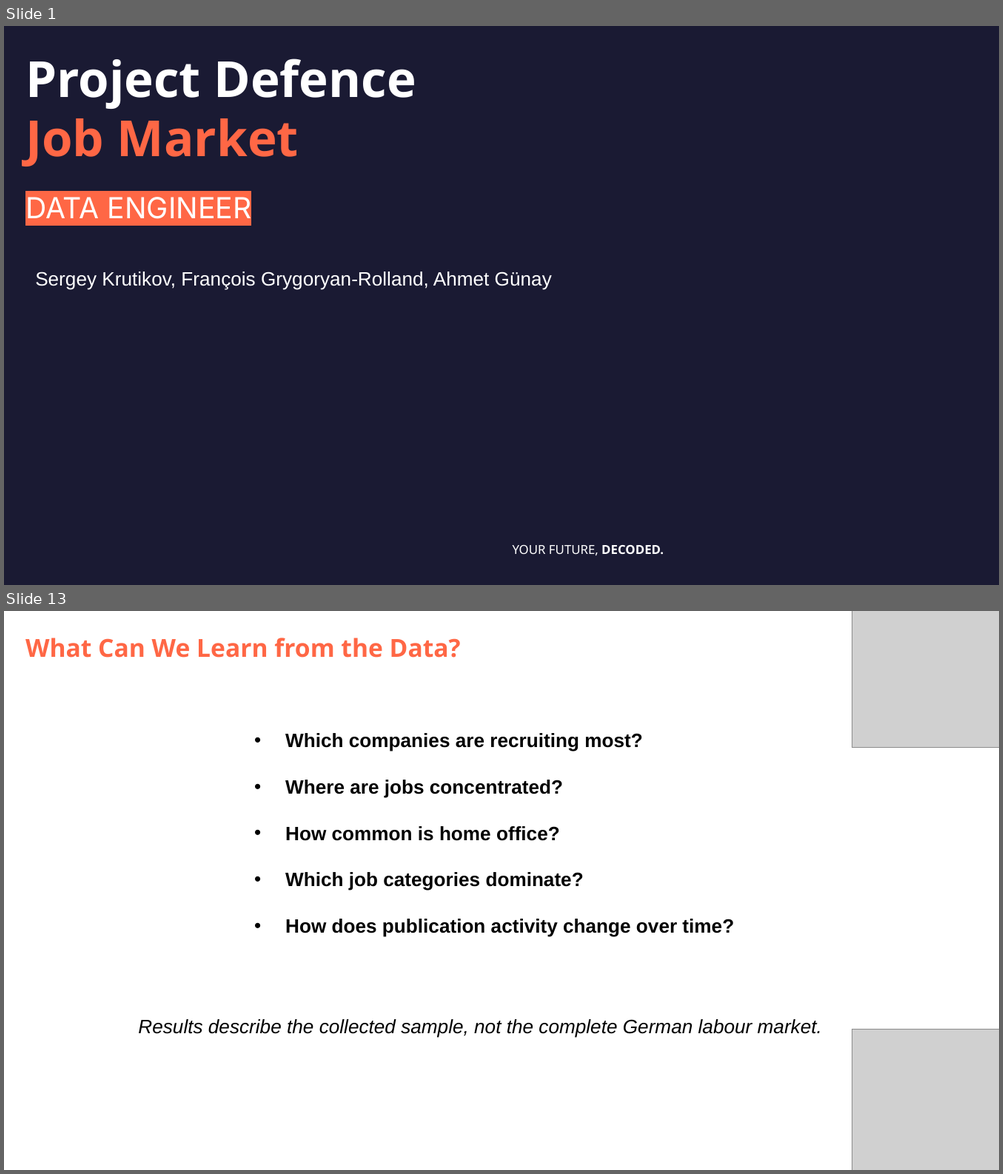
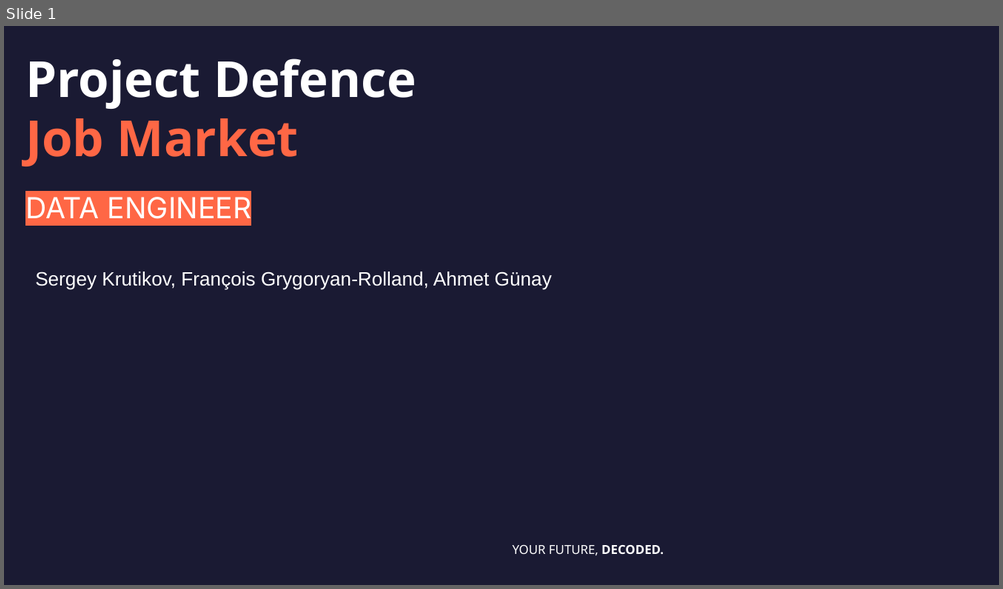
Before and after one commit to DataScientest-Studio/jun26bde-job-market, a slide deck: docs/defence/Defence.pptx. Shown one above the other, each under a label of ours: slides 1 and 13 before the commit, slide 1 after it; the slides between them are not shown. The pictures are 1003x1174 and 1003x589 pixels, drawn with LibreOffice and Linux fonts; fonts in the diff are those of the drawing; grey boxes stand for pictures; background and template pictures are left out. Boxes give left, top, right and bottom in pixels: in the first picture for what was removed or moved away, otherwise in the second. Text is boxed around its words. In the diff, an @@ line names an element or a change of style, - is before the commit and + after.

```diff
--- a/docs/defence/Defence.pptx
+++ b/docs/defence/Defence.pptx
@@ slide 13 removed at bbox=[4, 611, 999, 1170], background #FFFFFF @@
@@ picture removed at bbox=[851, 611, 999, 748] @@
@@ subtitle removed at bbox=[25, 638, 461, 658] @@
-What Can We Learn from the Data?
@@ text removed at bbox=[285, 733, 734, 937] @@
-• Which companies are recruiting most?
-• Where are jobs concentrated?
-• How common is home office?
-• Which job categories dominate?
-• How does publication activity change over time?
@@ text removed at bbox=[138, 1019, 822, 1037] @@
-Results describe the collected sample, not the complete German labour market.
@@ picture removed at bbox=[851, 1030, 999, 1170] @@
```
Also in this commit, not shown: 10 slides changed, 6 slides added, 4 other slides removed, 23 other files.
